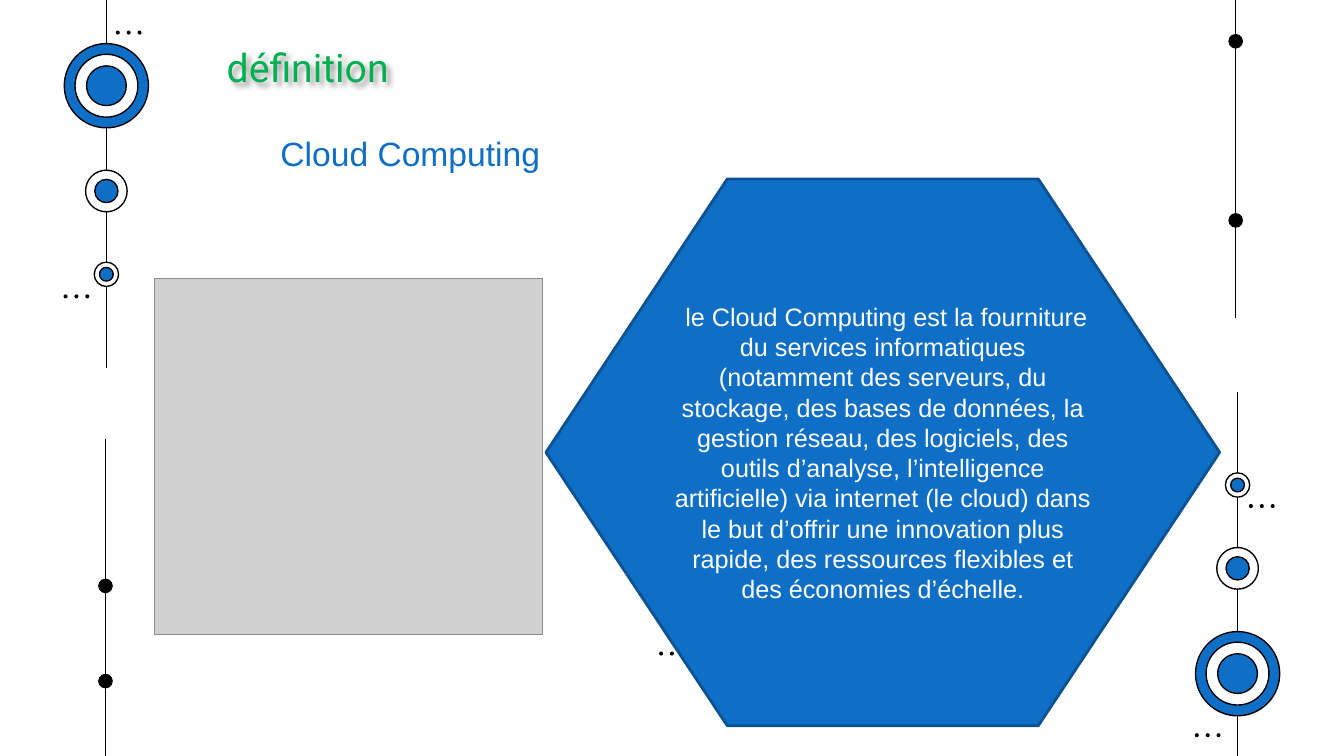
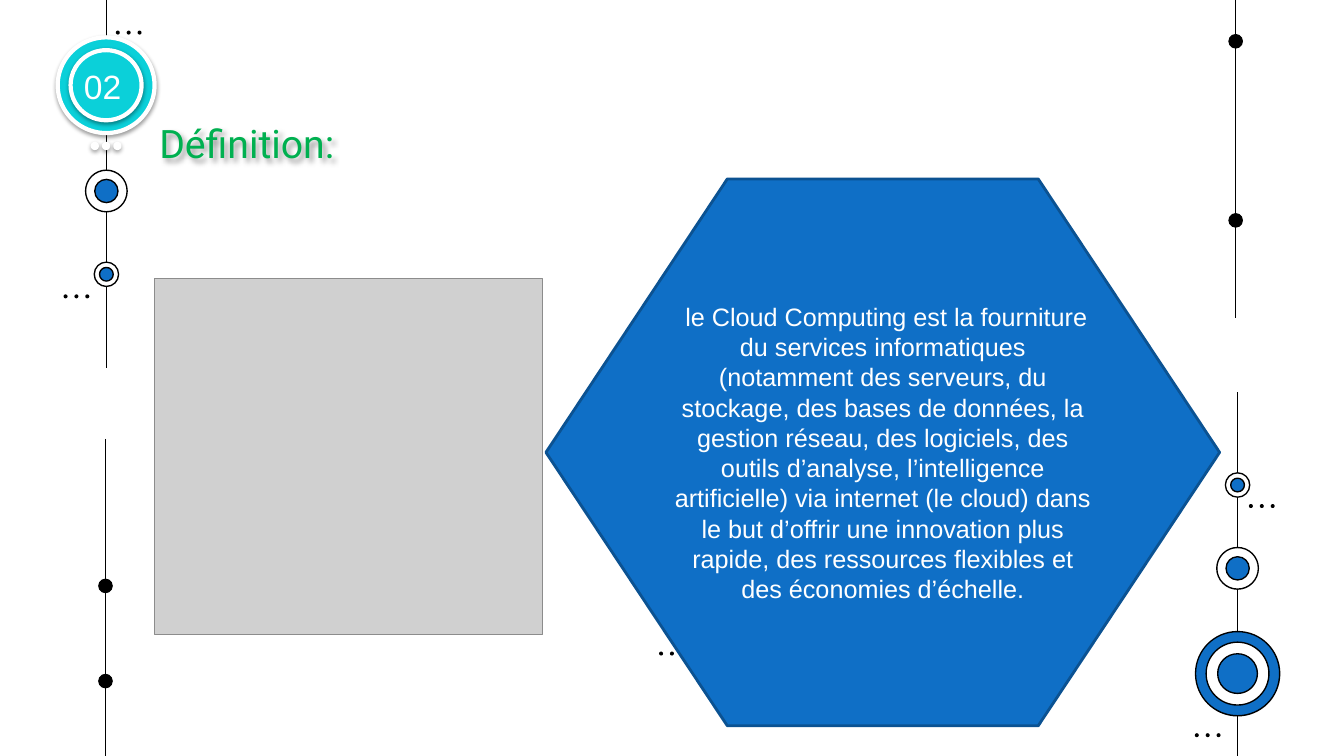
Before and after one commit to muhamedoufi/rapport-cloud, a slide deck: slide 9 of Presentation_cv.pptx (slide 10 before the commit). Drawn at 1344x756 pixels with LibreOffice and Linux fonts; fonts in the diff are those of the drawing; grey boxes stand for pictures. Boxes give left, top, right and bottom in pixels: in the first picture for what was removed or moved away, otherwise in the second. Text is boxed around its words. In the diff, an @@ line names an element or a change of style, - is before the commit and + after.

```diff
--- a/Presentation_cv.pptx
+++ b/Presentation_cv.pptx
@@ text added at <box>84,75,121,100</box>, 24 pt, text #FFFFFF @@
+02
@@ group added at <box>57,37,154,148</box>: 5 ellipses @@
@@ text at <box>159,128,334,159</box>: text changed @@
-définition
+Définition:
@@ text removed at <box>280,141,540,173</box> @@
-      Cloud Computing
```
Also in this commit, not shown: 19 other slides changed, 3 slides added, 3 slides removed, 1 other file.
